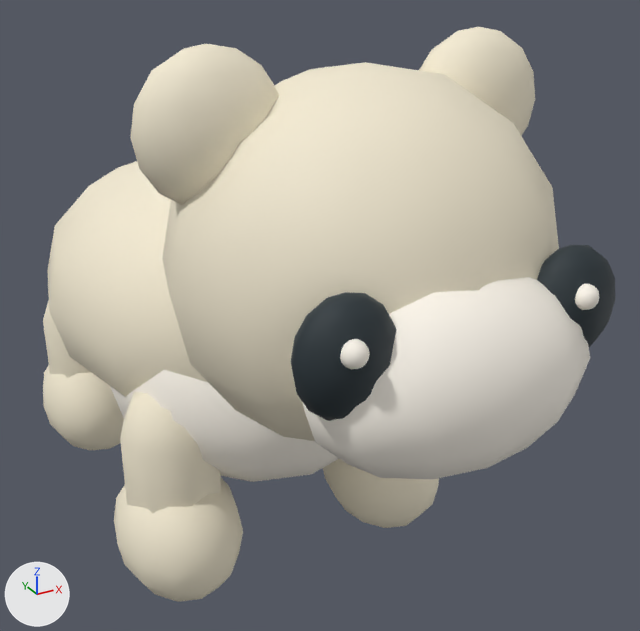
One commit to the glTF model public/models/org_polarbear.glb: the scene before it, then after it.
One viewpoint serves both versions: a camera (50 mm lens) standing at (-0.697, -1.708, 1.246) and looking at (0.081, -0.294, 0.539). The lights are fixed; the arrows at lower left show +X, +Y and +Z. The older version comes first. Where no turn or scale is listed for an object, it has been applied to the vertices.

In view in the first picture: 'Body', 'Eye_L', 'Eye_R', 'Head', 'Leg_BR', 'Leg_FL', 'Leg_FR'.
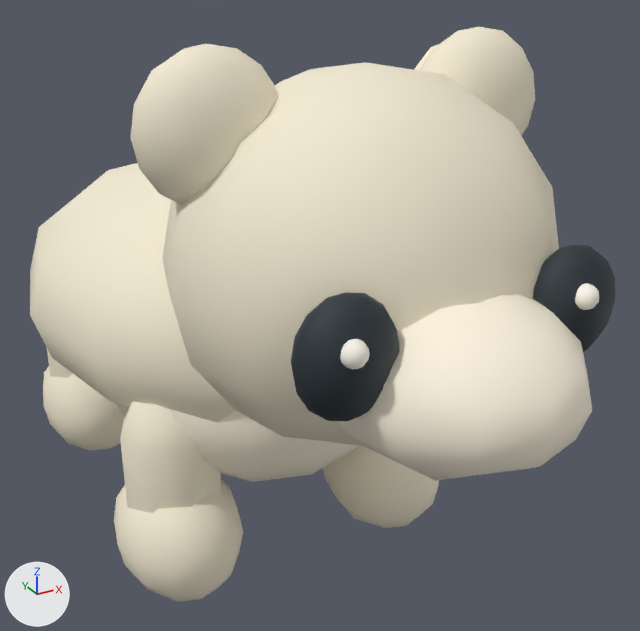
The newer file is also rescaled (x0.955) as a whole; pictures and numbers use the older file's frame.

Changed parts and their boxes [x1, y1, x2, y2] in the pictures (640 x 631 px; the box of a moved part takes in the faces that stretch with it):
'Head', reshaped: before [130, 27, 590, 479]; after [130, 27, 592, 481]
'Body', reshaped (13% wider): before [47, 161, 339, 482]; after [30, 163, 359, 482]
part 1 of me_sphere_001, rebuilt: before [47, 161, 207, 397]; after [30, 163, 235, 423]
part 2 of me_sphere_001, moved or reshaped (mostly hidden): [220, 471, 248, 481] in both
part 3 of me_sphere_001, edited (looks the same): [118, 405, 339, 482] in both
part 4 of me_little_smile, rebuilt: before [303, 277, 590, 479]; after [339, 294, 592, 481]
part 5 of me_little_smile, added (mostly hidden): after [414, 44, 439, 70]
part 6 of me_little_smile, moved or reshaped (mostly hidden before): before [284, 428, 315, 441]; after [284, 421, 366, 447]
part 7 of me_little_smile, edited (looks the same): [130, 27, 559, 437] in both

Patch to the scene script:
```diff
--- a/public/models/org_polarbear.glb.py
+++ b/public/models/org_polarbear.glb.py
@@ mat_painted_miniature @@
+mat_painted_miniature = bpy.data.materials.new('Painted miniature')
+mat_painted_miniature.use_nodes = True; mat_painted_miniature.node_tree.nodes.clear()
+_N = mat_painted_miniature.node_tree.nodes; _L = mat_painted_miniature.node_tree.links
+n0 = _N.new('ShaderNodeBsdfPrincipled'); n0.name = 'Principled BSDF'
+n0.inputs[2].default_value = 0.7  # 'Roughness'
+n1 = _N.new('ShaderNodeOutputMaterial'); n1.name = 'Material Output'
+n2 = _N.new('ShaderNodeVertexColor'); n2.name = 'Color Attribute'
+_L.new(n0.outputs[0], n1.inputs[0])  # 'BSDF' to 'Surface'
+_L.new(n2.outputs[0], n0.inputs[0])  # 'Color' to 'Base Color'
@@ me_sphere_001 @@
-me_sphere_001.from_pydata(...)  # 144 vertices, 280 faces; spans x -0.382..0.382, y -0.506..0.47, z -0.302..0.328
-me_sphere_001.materials.append(mat_coat)  # pale yellow #f4ebd3
+me_sphere_001.from_pydata(...)  # 132 vertices, 256 faces; spans x -0.42..0.42, y -0.517..0.517, z -0.302..0.314
+# me_sphere_001 part 1: the loose piece of 72 vertices spanning x -0.382..0.382, y -0.47..0.47, z -0.24..0.328 is rebuilt with 66 vertices and now spans x -0.42..0.42, y -0.517..0.517, z -0.225..0.314, in mat_painted_miniature
+# me_sphere_001 part 2: 4 vertices removed from x -0.224..-0.112, y -0.282..0.052, z -0.232; 2 vertices added at x -0.21..-0.161, y -0.222..0.008, z -0.241..-0.238
+# me_sphere_001 part 3: 95 faces spanning x -0.317..0.317, y -0.506..0.186, z -0.302..0.178 switch from mat_accent (white #fff9ee) to mat_painted_miniature
+# other edits to the shape of me_sphere_001 do not show in these pictures
@@ me_little_smile @@
-me_little_smile.from_pydata(...)  # 457 vertices, 882 faces; spans x -0.346..0.346, y -0.533..0.151, z -0.204..0.435
-me_little_smile.materials.append(mat_ink)  # dark blue #263238
-me_little_smile.materials.append(mat_accent)  # white #fff9ee
+me_little_smile.from_pydata(...)  # 540 vertices, 1036 faces; spans x -0.346..0.346, y -0.604..0.151, z -0.204..0.435
+# me_little_smile part 4: the loose piece of 72 vertices spanning x -0.231..0.231, y -0.533..-0.249, z -0.142..0.16 is rebuilt with 66 vertices and now spans x -0.185..0.185, y -0.604..-0.178, z -0.119..0.137, in mat_painted_miniature
+# me_little_smile part 5: a new loose piece of 40 vertices spanning x 0.155..0.307, y -0.071..-0.018, z 0.231..0.408, in mat_painted_miniature
+# me_little_smile part 6: 1 vertex moved from x -0.061, y -0.404, z -0.054 to x -0.059, y -0.405, z -0.055; 29 vertices removed from x -0.113..0.196, y -0.432..-0.258, z -0.116..-0.043; 14 vertices added at x -0.066..0.155, y -0.431..-0.304, z -0.127..-0.044
+# me_little_smile part 7: 271 faces spanning x -0.346..0.346, y -0.453..0.151, z -0.204..0.435 switch from mat_coat (pale yellow #f4ebd3) to mat_painted_miniature
+# other edits to the shape of me_little_smile do not show in these pictures
```
